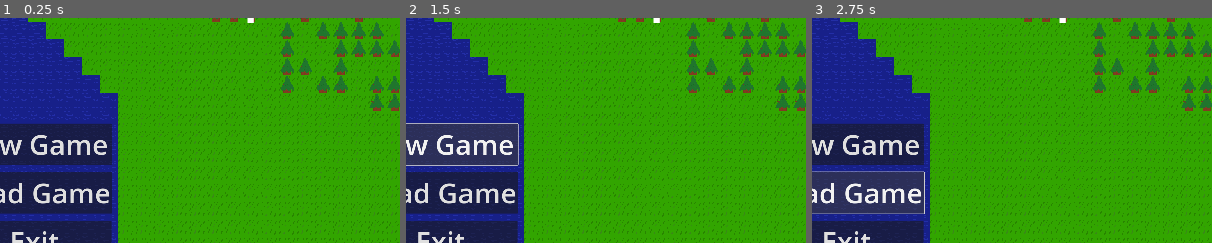
Above: before the commit, frames 1-3 (left to right).
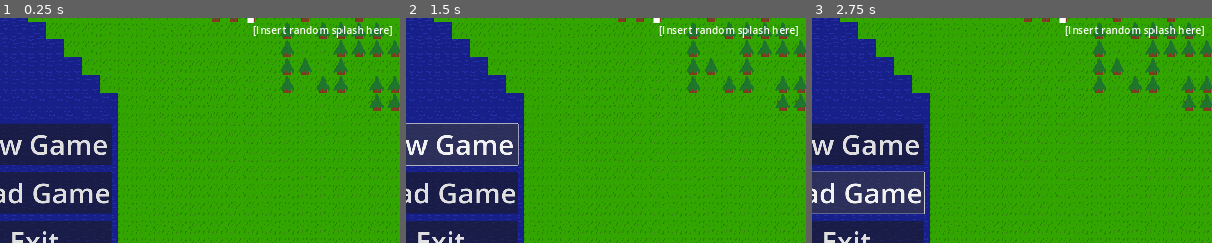
Above: after the commit, the same moments.

Repository: GamerninjaSKYT/OpenBox
Game: Godot game, scene res://MainMenu.tscn
Same seed, same stepped clock (60 frames per second), same inputs: the game is played once before the commit and once after it. This scene is started directly instead of the project's main scene.
Inputs:
- Up to frame 1 (0.25 s): no input
- Up to frame 2 (1.5 s): click "New Game" at 0.5 s; click "New Game" at 1.25 s
- Up to frame 3 (2.75 s): click "Load Game" at 2 s
The pictures show only the part of the screen within x 10-60%, y 15-65%; the shares and areas given below are measured in that part.

The runs differ from the first frame. In frame 1, 0.6% of the frame differs, in the area x 63-98%, y 3-9%; in frame 2, 0.6%; in frame 3, 0.6%.

Commit message:
Added random splash texts into the main menu

Diff:
--- a/MainMenu.tscn
+++ b/MainMenu.tscn
@@ -1,6 +1,7 @@
-[gd_scene load_steps=2 format=3 uid="uid://bxsfinubjctsc"]
+[gd_scene load_steps=3 format=3 uid="uid://bxsfinubjctsc"]
 
 [ext_resource type="Texture2D" uid="uid://8hbu48hkh45m" path="res://MenuBackgrounds/alpha.png" id="1_dh53k"]
+[ext_resource type="Script" path="res://splash.gd" id="2_vnxnp"]
 
 [node name="MainMenu" type="Node2D"]
 
@@ -34,6 +35,23 @@
 text = "OpenBox"
 horizontal_alignment = 1
 
+[node name="Label2" type="Label" parent="CanvasLayer/Control" node_paths=PackedStringArray("splash")]
+layout_mode = 1
+anchors_preset = 5
+anchor_left = 0.5
+anchor_right = 0.5
+offset_left = -222.0
+offset_top = 105.0
+offset_right = 222.0
+offset_bottom = 160.0
+grow_horizontal = 2
+theme_override_font_sizes/font_size = 15
+text = "[Default]"
+horizontal_alignment = 1
+script = ExtResource("2_vnxnp")
+splash = NodePath(".")
+splashes = Array[String](["[Insert random splash here]", "Needs to be about 20% cooler!", "37% bug-free code!"])
+
 [node name="NewGame" type="Button" parent="CanvasLayer/Control"]
 layout_mode = 0
 offset_left = 50.0
--- /dev/null
+++ b/splash.gd
@@ -0,0 +1,7 @@
+extends Label
+
+@export var splash:Label
+@export var splashes:Array[String]
+
+func _ready():
+	splash.text = splashes.pick_random()
